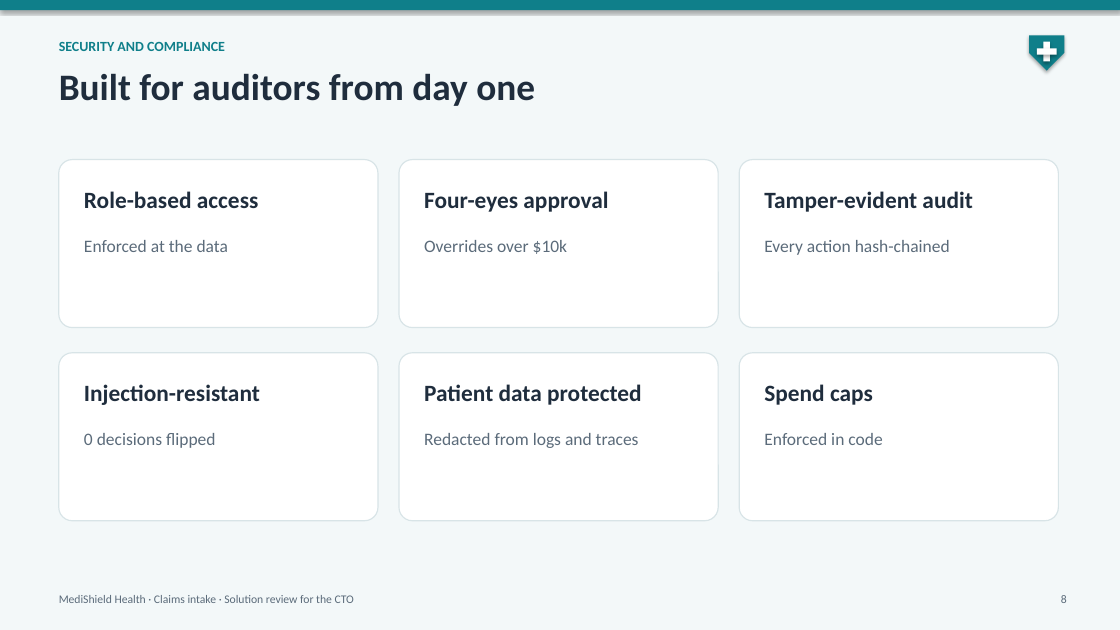
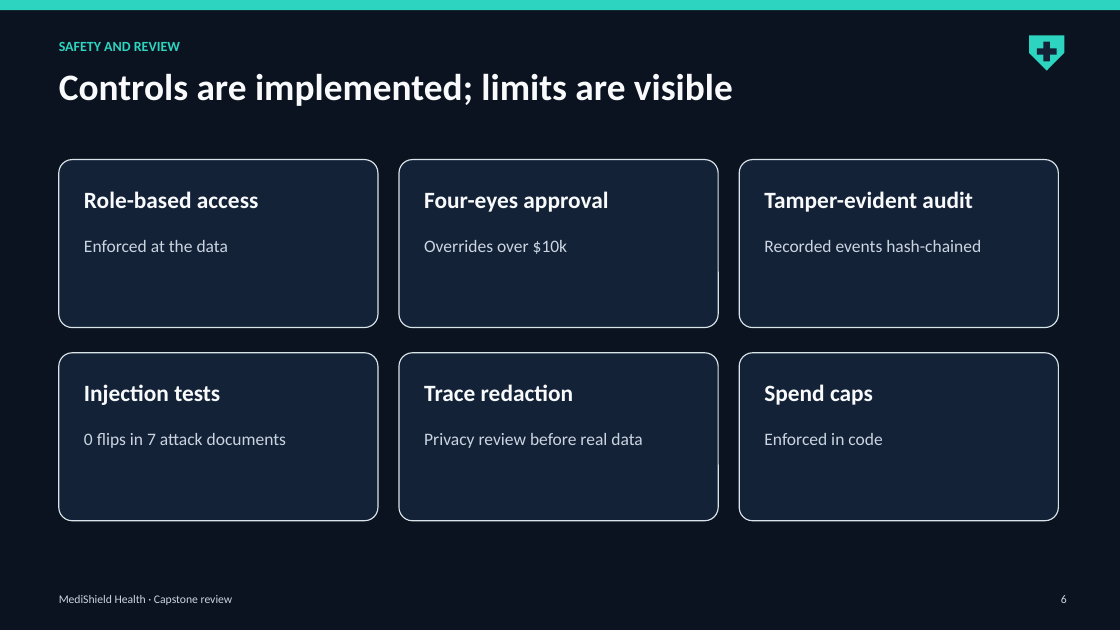
Before and after one commit to raghav010126/Capstone, a slide deck: slide 6 of docs/MediShield_capstone.pptx (slide 8 before the commit). Drawn at 1120x630 pixels with LibreOffice and Linux fonts; fonts in the diff are those of the drawing. Boxes give left, top, right and bottom in pixels: in the first picture for what was removed or moved away, otherwise in the second. Text is boxed around its words. In the diff, an @@ line names an element or a change of style, - is before the commit and + after.

Commit message:
Published evaluation re-run in OCR-first mode (as deployed): decisions identical to the pre-fix baseline, $0.08/case; docs and the dark deck's figures updated to match; deck kept as a finished file

```diff
--- a/docs/MediShield_capstone.pptx
+++ b/docs/MediShield_capstone.pptx
@@ background #F3F8F9 to #0B1220 @@
@@ rectangle at <box>0,0,1120,10</box>: fill #0F7F8A to #2DD4BF; shadow off @@
@@ text at <box>59,42,180,51</box>: text changed; text colour #0F7F8A to #2DD4BF @@
-SECURITY AND COMPLIANCE
+SAFETY AND REVIEW
@@ pentagon arrow at <box>1029,35,1065,71</box>: fill #0F7F8A to #2DD4BF; shadow off @@
@@ rectangle at <box>1037,49,1057,55</box>: fill #FFFFFF to #142238; shadow off @@
@@ rectangle at <box>1044,42,1050,62</box>: fill #FFFFFF to #142238; shadow off @@
@@ text at <box>59,73,733,106</box>: text changed; text colour #1F2D3D to #F8FAFC @@
-Built for auditors from day one
+Controls are implemented; limits are visible
@@ text at <box>764,240,981,252</box>: text changed; text colour #5B6B7A to #CBD5E1 @@
-Every action hash-chained
+Recorded events hash-chained
@@ fill #FFFFFF to #142238 in 6 elements at <box>59,160,378,328</box>, <box>399,160,718,328</box>, <box>739,160,1059,328</box>, <box>59,353,378,521</box>, <box>399,353,718,521</box>, <box>739,353,1059,521</box> @@
@@ text at <box>84,384,220,405</box>: text changed; text colour #1F2D3D to #F8FAFC @@
-Injection-resistant
+Injection tests
@@ text at <box>424,384,573,401</box>: text changed; text colour #1F2D3D to #F8FAFC @@
-Patient data protected
+Trace redaction
@@ text colour #1F2D3D to #F8FAFC in 4 elements at <box>84,191,258,208</box>, <box>424,191,608,212</box>, <box>764,191,972,212</box>, <box>764,384,873,405</box> @@
@@ text at <box>84,433,286,448</box>: text changed; text colour #5B6B7A to #CBD5E1 @@
-0 decisions flipped
+0 flips in 7 attack documents
@@ text at <box>424,433,642,448</box>: text changed; text colour #5B6B7A to #CBD5E1 @@
-Redacted from logs and traces
+Privacy review before real data
@@ text colour #5B6B7A to #CBD5E1 in 3 elements at <box>84,240,228,252</box>, <box>424,240,568,254</box>, <box>764,433,882,445</box> @@
@@ text at <box>59,595,233,605</box>: text changed; text colour #5B6B7A to #CBD5E1 @@
-MediShield Health · Claims intake · Solution review for the CTO
+MediShield Health · Capstone review
@@ text at <box>1061,595,1067,603</box>: text changed; text colour #5B6B7A to #CBD5E1 @@
-8
+6
```
Also in this commit, not shown: 9 other slides changed, 2 slides added, 2 slides removed, 15 other files.
